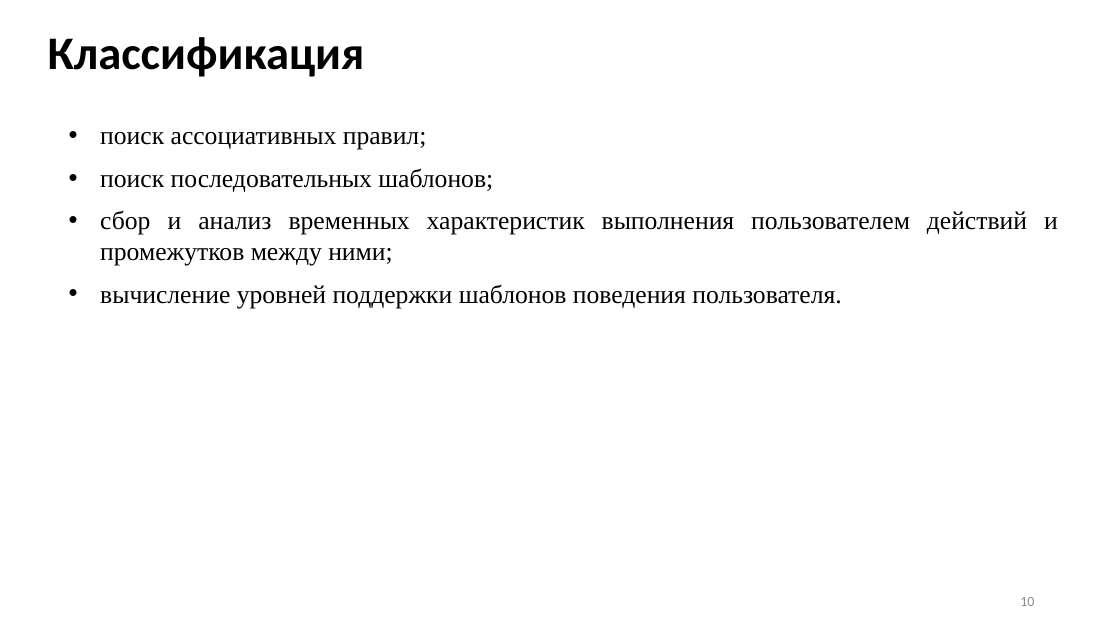
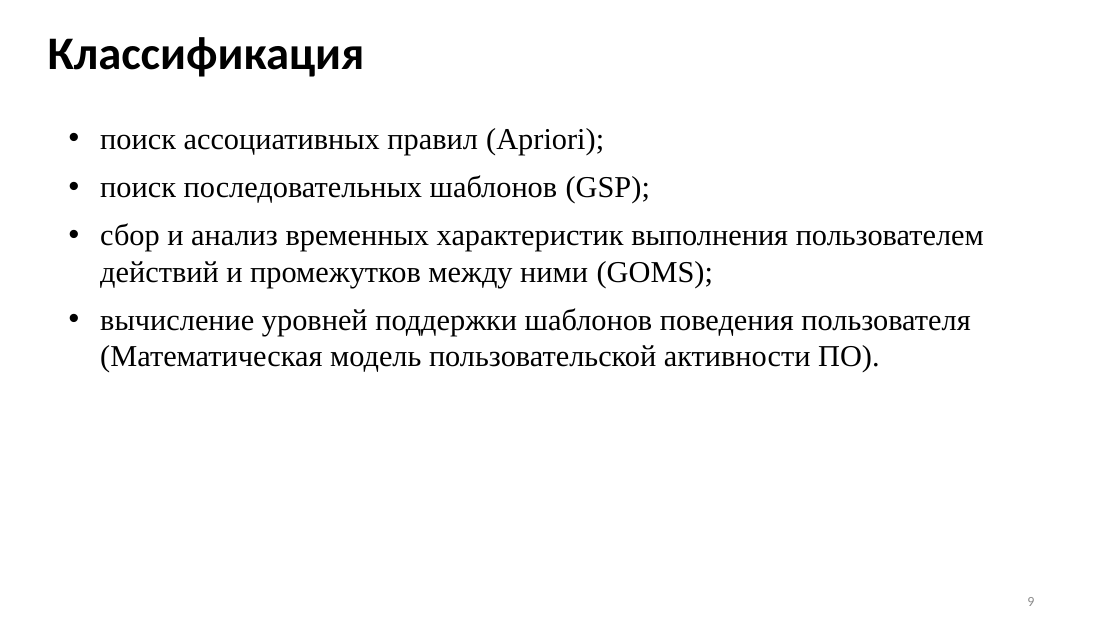
Before and after one commit to Inlucker/7semestr, a slide deck: slide 9 of НИР и ВКР/Презентация/ПронинАС_НИР_презентация.pptx (slide 10 before the commit). Drawn at 1120x630 pixels with LibreOffice and Linux fonts; fonts in the diff are those of the drawing. Boxes give left, top, right and bottom in pixels: in the first picture for what was removed or moved away, otherwise in the second. Text is boxed around its words. In the diff, an @@ line names an element or a change of style, - is before the commit and + after.

```diff
--- a/НИР и ВКР/Презентация/ПронинАС_НИР_презентация.pptx
+++ b/НИР и ВКР/Презентация/ПронинАС_НИР_презентация.pptx
@@ text at [100,128,984,372]: text changed; size 22 to 26 pt @@
-• поиск ассоциативных правил;
-• поиск последовательных шаблонов;
-• сбор и анализ временных характеристик выполнения пользователем действий и промежутков между ними;
-• вычисление уровней поддержки шаблонов поведения пользователя.
+• поиск ассоциативных правил (Apriori);
+• поиск последовательных шаблонов (GSP);
+• сбор и анализ временных характеристик выполнения пользователем действий и промежутков между ними (GOMS);
+• вычисление уровней поддержки шаблонов поведения пользователя
+  (Математическая модель пользовательской активности ПО).
@@ page number at [1027,597,1034,606]: text changed @@
-10
+9
```
Also in this commit, not shown: 8 other slides changed, 1 slide removed, 8 other files.
